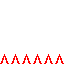
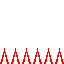
The second 64 x 64 image is a revision of the first. Changes to its layers:
painted on "^^^^^^" over (x1=0, y1=48, x2=64, y2=63)
